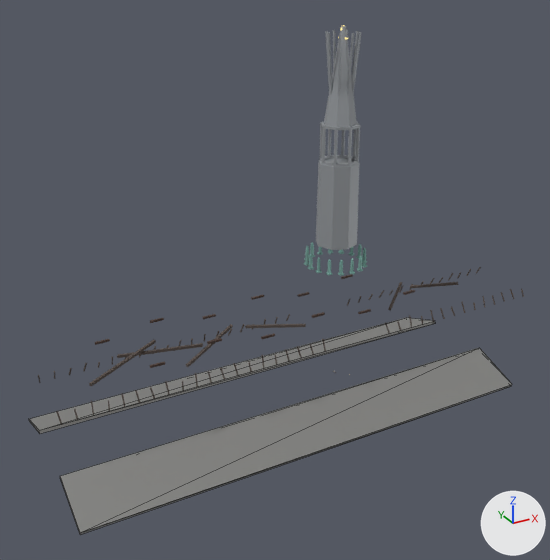
Renders of the glTF model assets/maps/notre_dame_evolution/glb/roof.glb from each side of a commit.
Before and after are seen from a 50 mm camera at (-75.6, -130.3, 110.4) aimed at (-4.2, -0.4, 45.5). The axes (+X, +Y, +Z) are drawn at lower right. The lights are the same throughout. The first picture is the older version. Mesh edges are drawn as thin lines on the coarser meshes. Objects named as collision shapes, trigger or cutter boxes, shadow casters or lower levels of detail are left out. Where no turn or scale is listed for an object, it has been applied to the vertices. Vertices at exactly the same position are counted once.

Objects in the first picture: 'evolution_fleche_falling_nocol', 'roof_burnt_fcharred', 'roof_burnt_fcharred_nocol', 'roof_burnt_fspentlead' and 6 more.
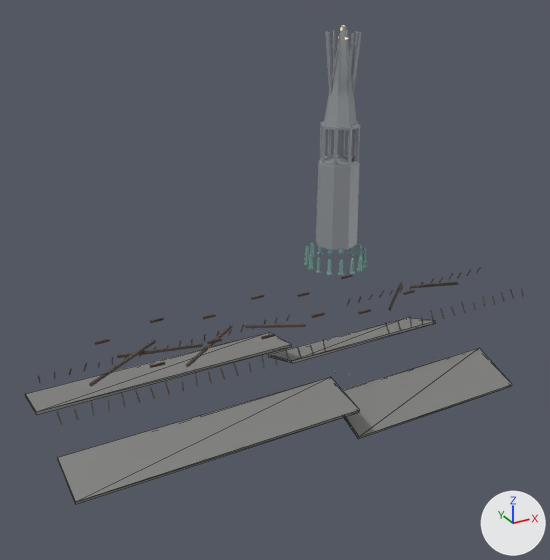
Patch to the scene script:
```diff
--- a/assets/maps/notre_dame_evolution/glb/roof.glb.py
+++ b/assets/maps/notre_dame_evolution/glb/roof.glb.py
@@ me_roof_burnt_fspentlead_mesh @@
 # used by ob_roof_burnt_fspentlead; location = (0.0, 0.0, 0.0)
-me_roof_burnt_fspentlead_mesh.from_pydata(...)  # 16 vertices, 24 faces; spans x -54.8..49.2, y -20.3..20.3, z 14.1..18.9
+me_roof_burnt_fspentlead_mesh.from_pydata(...)  # 32 vertices, 48 faces; spans x -54.8..49.2, y -20.3..20.3, z 14.1..23.3
+# me_roof_burnt_fspentlead_mesh part 1
+# 8 vertices are removed from x -54.8, y -20.3..20.3, z 14.1..18.9
+# 20 faces are deleted
+# 8 vertices are added at x -54.8, y -20.0..20.0, z 20.7..23.3
+# 8 new vertices lie (-44.0, 0.0, 0.0) away from vertices in x 49.2, y -20.3..20.3, z 14.1..18.9
+# 8 new vertices lie (60.0, 0.0, 0.0) away from vertices in x -54.8, y -20.0..20.0, z 20.7..23.3
+# 44 new faces join them
 me_roof_burnt_fspentlead_mesh.materials.append(mat_ndfspentlead)
```

Changed parts and their boxes [x1, y1, x2, y2] in the pictures (550 x 560 px):
'roof_burnt_fspentlead', reshaped (14% shorter): before [29, 318, 512, 535]; after [25, 318, 512, 504]
